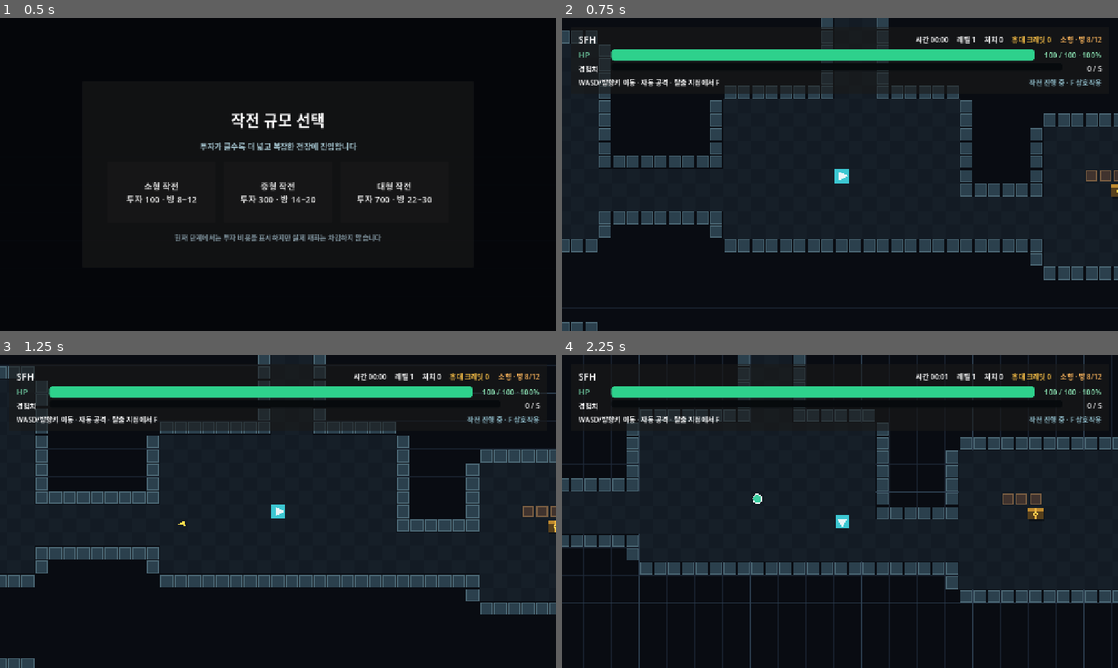
Above: before the commit, frames 1-4 (two rows, left to right).
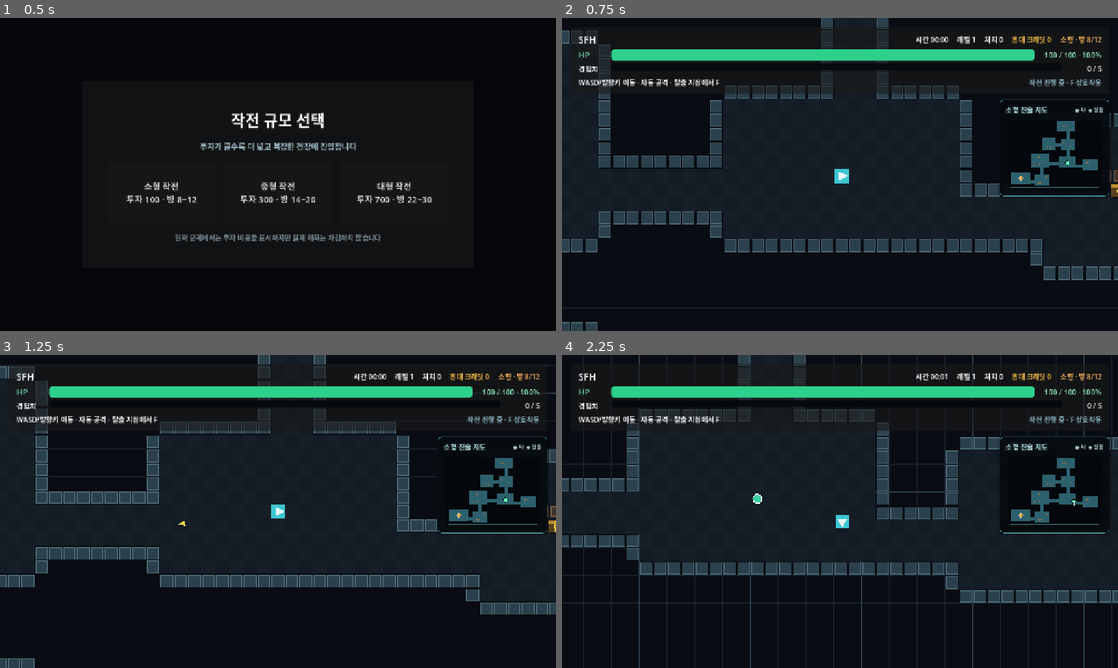
Above: after the commit, the same moments.

Repository: aedws/SFH
Game: Godot game, scene res://game/scenes/game.tscn
The game is run twice, just before and just after one commit, with the same random seed, the same clock (stepped at 60 frames per second) and the same inputs.
Inputs:
- Up to frame 1 (0.5 s): no input
- Up to frame 2 (0.75 s): click "소형 작전 투자 100 · 방 8~12" at 0.5 s
- Up to frame 3 (1.25 s): no input
- Up to frame 4 (2.25 s): tap Enter at 1.25, 2.1 s; hold Right (ui_right) 1.28-2.03 s; tap F (interact) at 1.35 s; tap Space at 1.52 s; hold Down (ui_down) from 2.03 s (still down)

Frame 1 is identical in both runs. In frame 2, 3.8% of the frame differs, in the area x 78-99%, y 25-58%; in frame 3, 4.1%; in frame 4, 5.3%.

Commit message:
feat: add tactical minimap and verify tier entry

Diff:
--- a/game/core/feature_manifest.gd
+++ b/game/core/feature_manifest.gd
@@ -8,6 +8,7 @@
 @export var player_enabled: bool = true
 @export var map_generation_enabled: bool = true
 @export var map_obstacles_enabled: bool = true
+@export var minimap_enabled: bool = true
 @export var extraction_enabled: bool = true
 @export var credits_enabled: bool = true
 @export var loot_enabled: bool = true
@@ -36,6 +37,8 @@
 		result.append(&"map_generation")
 	if map_obstacles_enabled:
 		result.append(&"map_obstacles")
+	if minimap_enabled:
+		result.append(&"minimap")
 	if extraction_enabled:
 		result.append(&"extraction")
 	if credits_enabled:
@@ -75,6 +78,8 @@
 		errors.append("map_size는 small, medium, large 중 하나여야 합니다.")
 	if map_obstacles_enabled and not map_generation_enabled:
 		errors.append("map_obstacles 모듈은 map_generation 모듈이 필요합니다.")
+	if minimap_enabled and not map_generation_enabled:
+		errors.append("minimap 모듈은 map_generation 모듈이 필요합니다.")
 	if extraction_enabled and not map_generation_enabled:
 		errors.append("extraction 모듈은 map_generation 모듈이 필요합니다.")
 	if loot_enabled and not map_generation_enabled:
--- a/game/core/feature_manifest.tres
+++ b/game/core/feature_manifest.tres
@@ -7,6 +7,7 @@
 player_enabled = true
 map_generation_enabled = true
 map_obstacles_enabled = true
+minimap_enabled = true
 extraction_enabled = true
 credits_enabled = true
 loot_enabled = true
--- a/game/features/map_generation/map_generator.gd
+++ b/game/features/map_generation/map_generator.gd
@@ -164,6 +164,24 @@
 	for cell in astar_grid.get_id_path(from_cell, to_cell):
 		result.append(_cell_center(cell))
 	return result
+
+
+func get_minimap_snapshot() -> Dictionary:
+	var floor_snapshot := PackedVector2Array()
+	var obstacle_snapshot := PackedVector2Array()
+	for cell in floor_cells:
+		floor_snapshot.append(Vector2(cell))
+	for cell in obstacle_cells:
+		obstacle_snapshot.append(Vector2(cell))
+
+	return {
+		&"cell_bounds": astar_grid.region,
+		&"cell_size": cell_size,
+		&"floor_cells": floor_snapshot,
+		&"obstacle_cells": obstacle_snapshot,
+		&"start_position": start_position,
+		&"extraction_position": extraction_position,
+	}
 
 
 func _reset_generated_content() -> void:
--- /dev/null
+++ b/game/features/minimap/minimap.gd
@@ -0,0 +1,12 @@
+class_name TacticalMinimap
+extends PanelContainer
+
+## 생성된 맵의 스냅샷과 추적 대상만 받아 표시하는 독립 HUD 모듈입니다.
+
+@onready var title_label: Label = %TitleLabel
+@onready var map_view: Control = %MapView
+
+
+func configure(snapshot: Dictionary, tracked_actor: Node2D, display_name: String) -> void:
+	title_label.text = "%s 전술 지도" % display_name
+	map_view.call(&"configure", snapshot, tracked_actor)
--- /dev/null
+++ b/game/features/minimap/minimap.tscn
@@ -0,0 +1,69 @@
+[gd_scene load_steps=4 format=3]
+
+[ext_resource type="Script" path="res://game/features/minimap/minimap.gd" id="1_minimap"]
+[ext_resource type="Script" path="res://game/features/minimap/minimap_view.gd" id="2_view"]
+
+[sub_resource type="StyleBoxFlat" id="StyleBox_minimap"]
+bg_color = Color(0.025, 0.045, 0.06, 0.94)
+border_width_left = 1
+border_width_top = 1
+border_width_right = 1
+border_width_bottom = 1
+border_color = Color(0.25, 0.55, 0.59, 0.82)
+corner_radius_top_left = 8
+corner_radius_top_right = 8
+corner_radius_bottom_right = 8
+corner_radius_bottom_left = 8
+shadow_color = Color(0, 0, 0, 0.5)
+shadow_size = 5
+
+[node name="TacticalMinimap" type="PanelContainer"]
+anchors_preset = 1
+anchor_left = 1.0
+anchor_right = 1.0
+offset_left = -270.0
+offset_top = 188.0
+offset_right = -20.0
+offset_bottom = 410.0
+grow_horizontal = 0
+mouse_filter = 2
+theme_override_styles/panel = SubResource("StyleBox_minimap")
+script = ExtResource("1_minimap")
+
+[node name="Margin" type="MarginContainer" parent="."]
+layout_mode = 2
+theme_override_constants/margin_left = 12
+theme_override_constants/margin_top = 10
+theme_override_constants/margin_right = 12
+theme_override_constants/margin_bottom = 12
+
+[node name="Content" type="VBoxContainer" parent="Margin"]
+layout_mode = 2
+theme_override_constants/separation = 6
+
+[node name="Header" type="HBoxContainer" parent="Margin/Content"]
+layout_mode = 2
+
+[node name="TitleLabel" type="Label" parent="Margin/Content/Header"]
+unique_name_in_owner = true
+layout_mode = 2
+text = "전술 지도"
+theme_override_colors/font_color = Color(0.75, 0.94, 0.95, 1)
+theme_override_font_sizes/font_size = 16
+
+[node name="Spacer" type="Control" parent="Margin/Content/Header"]
+layout_mode = 2
+size_flags_horizontal = 3
+
+[node name="Legend" type="Label" parent="Margin/Content/Header"]
+layout_mode = 2
+text = "● 나  ◆ 탈출"
+theme_override_colors/font_color = Color(0.66, 0.76, 0.78, 1)
+theme_override_font_sizes/font_size = 12
+
+[node name="MapView" type="Control" parent="Margin/Content"]
+unique_name_in_owner = true
+custom_minimum_size = Vector2(226, 166)
+layout_mode = 2
+mouse_filter = 2
+script = ExtResource("2_view")
--- /dev/null
+++ b/game/features/minimap/minimap_view.gd
@@ -0,0 +1,117 @@
+class_name TacticalMinimapView
+extends Control
+
+@export var background_color := Color(0.018, 0.03, 0.045, 1.0)
+@export var floor_color := Color(0.18, 0.38, 0.43, 1.0)
+@export var obstacle_color := Color(0.63, 0.43, 0.24, 1.0)
+@export var player_color := Color(0.35, 1.0, 0.72, 1.0)
+@export var extraction_color := Color(1.0, 0.68, 0.22, 1.0)
+
+var tracked_actor: Node2D
+var cell_bounds := Rect2i()
+var cell_size: float = 32.0
+var extraction_position := Vector2.ZERO
+var map_texture: ImageTexture
+var redraw_elapsed: float = 0.0
+
+
+func _ready() -> void:
+	mouse_filter = Control.MOUSE_FILTER_IGNORE
+	texture_filter = CanvasItem.TEXTURE_FILTER_NEAREST
+	set_process(false)
+
+
+func configure(snapshot: Dictionary, actor: Node2D) -> void:
+	tracked_actor = actor
+	cell_bounds = snapshot.get(&"cell_bounds", Rect2i()) as Rect2i
+	cell_size = float(snapshot.get(&"cell_size", 32.0))
+	extraction_position = snapshot.get(&"extraction_position", Vector2.ZERO) as Vector2
+	_build_map_texture(
+		snapshot.get(&"floor_cells", PackedVector2Array()) as PackedVector2Array,
+		snapshot.get(&"obstacle_cells", PackedVector2Array()) as PackedVector2Array
+	)
+	set_process(true)
+	queue_redraw()
+
+
+func _process(delta: float) -> void:
+	redraw_elapsed += delta
+	if redraw_elapsed >= 0.08:
+		redraw_elapsed = 0.0
+		queue_redraw()
+
+
+func _build_map_texture(
+	floor_cells: PackedVector2Array,
+	obstacle_cells: PackedVector2Array
+) -> void:
+	if cell_bounds.size.x <= 0 or cell_bounds.size.y <= 0:
+		map_texture = null
+		return
+
+	var image := Image.create(
+		cell_bounds.size.x,
+		cell_bounds.size.y,
+		false,
+		Image.FORMAT_RGBA8
+	)
+	image.fill(background_color)
+	var image_bounds := Rect2i(Vector2i.ZERO, cell_bounds.size)
+	for cell_value in floor_cells:
+		var cell := Vector2i(cell_value) - cell_bounds.position
+		if image_bounds.has_point(cell):
+			image.set_pixelv(cell, floor_color)
+	for cell_value in obstacle_cells:
+		var cell := Vector2i(cell_value) - cell_bounds.position
+		if image_bounds.has_point(cell):
+			image.set_pixelv(cell, obstacle_color)
+	map_texture = ImageTexture.create_from_image(image)
+
+
+func _draw() -> void:
+	var available_rect := Rect2(Vector2(6.0, 6.0), size - Vector2(12.0, 12.0))
+	draw_rect(available_rect, background_color, true)
+	if map_texture == null or cell_bounds.size.x <= 0 or cell_bounds.size.y <= 0:
+		return
+
+	var pixel_size := Vector2(cell_bounds.size)
+	var fit_scale := minf(available_rect.size.x / pixel_size.x, available_rect.size.y / pixel_size.y)
+	var rendered_size := pixel_size * fit_scale
+	var rendered_origin := available_rect.position + (available_rect.size - rendered_size) * 0.5
+	var rendered_rect := Rect2(rendered_origin, rendered_size)
+	draw_texture_rect(map_texture, rendered_rect, false)
+	draw_rect(rendered_rect, Color(0.39, 0.69, 0.72, 0.72), false, 1.0)
+
+	var extraction_marker := _world_to_minimap(extraction_position, rendered_rect)
+	var diamond := PackedVector2Array([
+		extraction_marker + Vector2(0.0, -5.5),
+		extraction_marker + Vector2(5.5, 0.0),
+		extraction_marker + Vector2(0.0, 5.5),
+		extraction_marker + Vector2(-5.5, 0.0),
+	])
+	draw_colored_polygon(diamond, extraction_color)
+	draw_polyline(diamond + PackedVector2Array([diamond[0]]), Color.WHITE, 1.0, true)
+
+	if is_instance_valid(tracked_actor):
+		var player_marker := _world_to_minimap(tracked_actor.global_position, rendered_rect)
+		draw_circle(player_marker, 5.5, Color(0.015, 0.035, 0.04, 0.95))
+		draw_circle(player_marker, 3.7, player_color)
+		if tracked_actor is CharacterBody2D:
+			var velocity := (tracked_actor as CharacterBody2D).velocity
+			if velocity.length_squared() > 1.0:
+				draw_line(
+					player_marker,
+					player_marker + velocity.normalized() * 9.0,
+					Color.WHITE,
+					2.0,
+					true
+				)
+
+
+func _world_to_minimap(world_position: Vector2, rendered_rect: Rect2) -> Vector2:
+	var cell_position := world_position / cell_size - Vector2(cell_bounds.position)
+	var normalized := Vector2(
+		cell_position.x / float(cell_bounds.size.x),
+		cell_position.y / float(cell_bounds.size.y)
+	)
+	return rendered_rect.position + normalized * rendered_rect.size
--- a/game/scenes/game.gd
+++ b/game/scenes/game.gd
@@ -5,6 +5,7 @@
 const PLAYER_SCENE_PATH := "res://game/features/player/player.tscn"
 const MAP_GENERATOR_SCENE_PATH := "res://game/features/map_generation/map_generator.tscn"
 const MAP_CONFIG_PATH_PATTERN := "res://game/features/map_generation/configs/%s.tres"
+const MINIMAP_SCENE_PATH := "res://game/features/minimap/minimap.tscn"
 const EXTRACTION_SCENE_PATH := "res://game/features/extraction/extraction_zone.tscn"
 const CREDIT_LEDGER_SCENE_PATH := "res://game/features/credits/credit_ledger.tscn"
 const LOOT_SPAWNER_SCENE_PATH := "res://game/features/loot/loot_spawner.tscn"
@@ -20,6 +21,8 @@
 	&"get_enemy_spawn_position",
 	&"get_world_path",
 ]
+const MINIMAP_PROVIDER_METHODS := [&"get_minimap_snapshot"]
+const MINIMAP_METHODS := [&"configure"]
 const EXTRACTION_METHODS := [&"configure", &"request_extraction"]
 const CREDIT_LEDGER_METHODS := [&"add_carried", &"secure_carried", &"lose_carried"]
 const LOOT_SPAWNER_METHODS := [&"configure"]
@@ -33,6 +36,7 @@
 @onready var pickups_container: Node2D = $World/Pickups
 @onready var module_container: Node = $Modules
 @onready var world_container: Node2D = $World
+@onready var ui_layer: CanvasLayer = $UI
 @onready var hud_margin: Control = $UI/HUDMargin
 @onready var status_label: Label = %StatusLabel
 @onready var time_label: Label = %TimeLabel
@@ -56,6 +60,7 @@
 
 var player
 var map_generator
+var minimap
 var extraction_zone
 var credit_ledger
 var loot_spawner
@@ -105,22 +110,30 @@
 		start_run(features.map_size)
 
 
-func start_run(map_size: String) -> void:
+func start_run(map_size: String) -> bool:
 	if run_started:
-		return
+		return false
 	if map_size not in MAP_TIER_IDS:
 		_report_configuration_error("지원하지 않는 맵 등급입니다: %s" % map_size)
-		return
+		return false
+	if not _tier_resources_are_available(map_size):
+		return false
 
 	selected_map_size = map_size
 	run_started = true
 	run_setup_overlay.visible = false
 	hud_margin.visible = true
 	map_label.visible = features.map_generation_enabled
-	_assemble_game()
-
-
-func _assemble_game() -> void:
+	status_label.text = "%s 작전 생성 중..." % _selected_map_display_name()
+	if not _assemble_game():
+		run_started = false
+		hud_margin.visible = false
+		run_setup_overlay.visible = features.run_setup_enabled
+		return false
+	return true
+
+
+func _assemble_game() -> bool:
 	var player_spawn_position := Vector2.ZERO
 	if features.player_enabled:
 		if features.map_generation_enabled:
@@ -144,7 +157,10 @@
 		player = _instantiate_feature(PLAYER_SCENE_PATH, actors_container, &"Player")
 	if player == null:
 		_report_configuration_error("플레이어 모듈을 설치하지 못했습니다.")
-		return
+		return false
+	if features.map_generation_enabled and map_generator == null:
+		_report_configuration_error("맵 모듈을 설치하지 못했습니다.")
+		return false
 
 	player.global_position = player_spawn_position
 	player.call(&"configure_damage", features.damage_enabled)
@@ -157,6 +173,8 @@
 
 	if features.extraction_enabled and map_generator != null:
 		_install_extraction_zone()
+	if features.minimap_enabled and map_generator != null:
+		_install_minimap()
 	if (
 		features.loot_enabled
 		and map_generator != null
@@ -193,6 +211,27 @@
 			)
 
 	status_label.text = "작전 진행 중 · F 상호작용"
+	return true
+
+
+func _install_minimap() -> void:
+	if not _supports_minimap_provider(map_generator):
+		_report_configuration_error("맵 모듈이 미니맵 스냅샷 계약을 구현하지 않았습니다.")
+		return
+	minimap = _instantiate_feature(MINIMAP_SCENE_PATH, ui_layer, &"TacticalMinimap")
+	if minimap == null:
+		return
+	if not _supports_minimap(minimap):
+		_report_configuration_error("미니맵 모듈이 필수 공개 계약을 구현하지 않았습니다.")
+		minimap.queue_free()
+		minimap = null
+		return
+	minimap.call(
+		&"configure",
+		map_generator.call(&"get_minimap_snapshot"),
+		player,
+		_selected_map_display_name()
+	)
 
 
 func _install_extraction_zone() -> void:
@@ -256,6 +295,14 @@
 		return
 
 	var config = load(config_path)
+	if config == null or not config.has_method(&"is_valid") or not config.call(&"is_valid"):
+		button.disabled = true
+		button.text = "%s 설정 오류" % tier_id
+		return
+	if features.loot_enabled and not ResourceLoader.exists(LOOT_CONFIG_PATH_PATTERN % tier_id):
+		button.disabled = true
+		button.text = "%s 파밍 설정 없음" % config.get("display_name")
+		return
 	button.text = "%s 작전\n투자 %d · 방 %d~%d" % [
 		config.get("display_name"),
 		config.get("entry_cost"),
@@ -264,6 +311,28 @@
 	]
 
 
+func _tier_resources_are_available(tier_id: String) -> bool:
+	if features.map_generation_enabled:
+		var map_config_path := MAP_CONFIG_PATH_PATTERN % tier_id
+		if not ResourceLoader.exists(map_config_path):
+			_report_configuration_error("맵 설정을 찾을 수 없습니다: %s" % map_config_path)
+			return false
+		var map_config = load(map_config_path)
+		if (
+			map_config == null
+			or not map_config.has_method(&"is_valid")
+			or not map_config.call(&"is_valid")
+		):
+			_report_configuration_error("유효하지 않은 맵 설정입니다: %s" % map_config_path)
+			return false
+	if features.loot_enabled:
+		var loot_config_path := LOOT_CONFIG_PATH_PATTERN % tier_id
+		if not ResourceLoader.exists(loot_config_path):
+			_report_configuration_error("파밍 설정을 찾을 수 없습니다: %s" % loot_config_path)
+			return false
+	return true
+
+
 func _process(delta: float) -> void:
 	if not run_started or run_ended:
 		return
@@ -306,6 +375,24 @@
 		if not candidate.has_method(method_name):
 			return false
 
+	return true
+
+
+func _supports_minimap_provider(candidate: Node) -> bool:
+	if not is_instance_valid(candidate):
+		return false
+	for method_name in MINIMAP_PROVIDER_METHODS:
+		if not candidate.has_method(method_name):
+			return false
+	return true
+
+
+func _supports_minimap(candidate: Node) -> bool:
+	if not is_instance_valid(candidate):
+		return false
+	for method_name in MINIMAP_METHODS:
+		if not candidate.has_method(method_name):
+			return false
 	return true
 
 
--- a/game/tests/basic_loop_smoke_test.gd
+++ b/game/tests/basic_loop_smoke_test.gd
@@ -19,6 +19,8 @@
 	var game_scene := load(GAME_SCENE_PATH) as PackedScene
 	if game_scene == null:
 		_fail("Game Scene을 불러오지 못했습니다.")
+		return
+	if not await _verify_all_tier_entry(game_scene):
 		return
 	if not await _verify_optional_map_module(game_scene):
 		return
@@ -85,6 +87,52 @@
 		root.remove_child(generator)
 		generator.free()
 
+	return true
+
+
+func _verify_all_tier_entry(game_scene: PackedScene) -> bool:
+	var button_names := {
+		"small": "SmallMapButton",
+		"medium": "MediumMapButton",
+		"large": "LargeMapButton",
+	}
+	for tier_id in MAP_TIER_IDS:
+		var tier_game := game_scene.instantiate()
+		root.add_child(tier_game)
+		await process_frame
+		var button := tier_game.get_node(
+			"UI/RunSetupOverlay/Center/Panel/Margin/Content/TierButtons/%s" % button_names[tier_id]
+		) as Button
+		var failure_message := ""
+		if button.disabled:
+			failure_message = "%s 작전 버튼이 비활성화됐습니다: %s" % [tier_id, button.text]
+		else:
+			button.pressed.emit()
+			await process_frame
+			var generator = tier_game.get("map_generator")
+			var minimap = tier_game.get("minimap")
+			var config = load(MAP_CONFIG_PATH_PATTERN % tier_id)
+			if not bool(tier_game.get("run_started")):
+				failure_message = "%s 작전이 시작 상태로 전환되지 않았습니다." % tier_id
+			elif String(tier_game.get("selected_map_size")) != tier_id:
+				failure_message = "%s 작전 선택값이 조립부에 전달되지 않았습니다." % tier_id
+			elif tier_game.get("player") == null or generator == null:
+				failure_message = "%s 작전의 플레이어 또는 맵이 설치되지 않았습니다." % tier_id
+			elif tier_game.get("extraction_zone") == null or minimap == null:
+				failure_message = "%s 작전의 탈출 또는 미니맵이 설치되지 않았습니다." % tier_id
+			elif generator.get("rooms").size() < int(config.get("minimum_rooms")):
+				failure_message = "%s 작전의 최소 방 수를 생성하지 못했습니다." % tier_id
+			else:
+				var map_view = minimap.get_node("Margin/Content/MapView")
+				if map_view.get("map_texture") == null:
+					failure_message = "%s 작전의 미니맵 텍스처가 생성되지 않았습니다." % tier_id
+
+		root.remove_child(tier_game)
+		tier_game.free()
+		await process_frame
+		if not failure_message.is_empty():
+			_fail("티어 진입 실패: %s" % failure_message)
+			return false
 	return true
 
 
@@ -122,6 +170,7 @@
 	var fallback_features = fallback_game.get("features").duplicate(true)
 	fallback_features.set("map_generation_enabled", false)
 	fallback_features.set("map_obstacles_enabled", false)
+	fallback_features.set("minimap_enabled", false)
 	fallback_features.set("extraction_enabled", false)
 	fallback_features.set("run_setup_enabled", false)
 	fallback_features.set("loot_enabled", false)
@@ -145,6 +194,8 @@
 		failure_message = "비활성화 폴백의 적 생성기에 맵 제공자가 남아 있습니다."
 	elif map_label.visible:
 		failure_message = "비활성화했지만 맵 HUD가 표시됩니다."
+	elif fallback_game.get("minimap") != null:
+		failure_message = "비활성화했지만 미니맵이 설치됐습니다."
 
 	root.remove_child(fallback_game)
 	fallback_game.free()
@@ -280,7 +331,7 @@
 			return _fail("게임오버 상태가 적용되지 않았습니다.")
 
 		paused = false
-		print("SMOKE_TEST_OK run_setup map realistic_obstacles loot credits map_optional player health_ui enemies armor status_bars pathfinding weapon experience leveling extraction_f game_over")
+		print("SMOKE_TEST_OK run_setup tier_entry map minimap realistic_obstacles loot credits map_optional player health_ui enemies armor status_bars pathfinding weapon experience leveling extraction_f game_over")
 		quit(0)
 		return true
 
Not shown, added: game/features/minimap/minimap.gd.uid
Not shown, added: game/features/minimap/minimap_view.gd.uid
Not shown, changed: mkdocs.yml
Not shown, changed: README.md
Not shown, changed: docs/architecture/module-audit.md
Not shown, changed: docs/architecture/module-rules.md
Not shown, changed: docs/architecture/scene-tree.md
Not shown, changed: docs/features/game-loop.md
Not shown, changed: docs/features/index.md
Not shown, changed: docs/features/map-generation.md
Not shown, added: docs/features/minimap.md
Not shown, changed: docs/features/raid-setup-extraction.md
